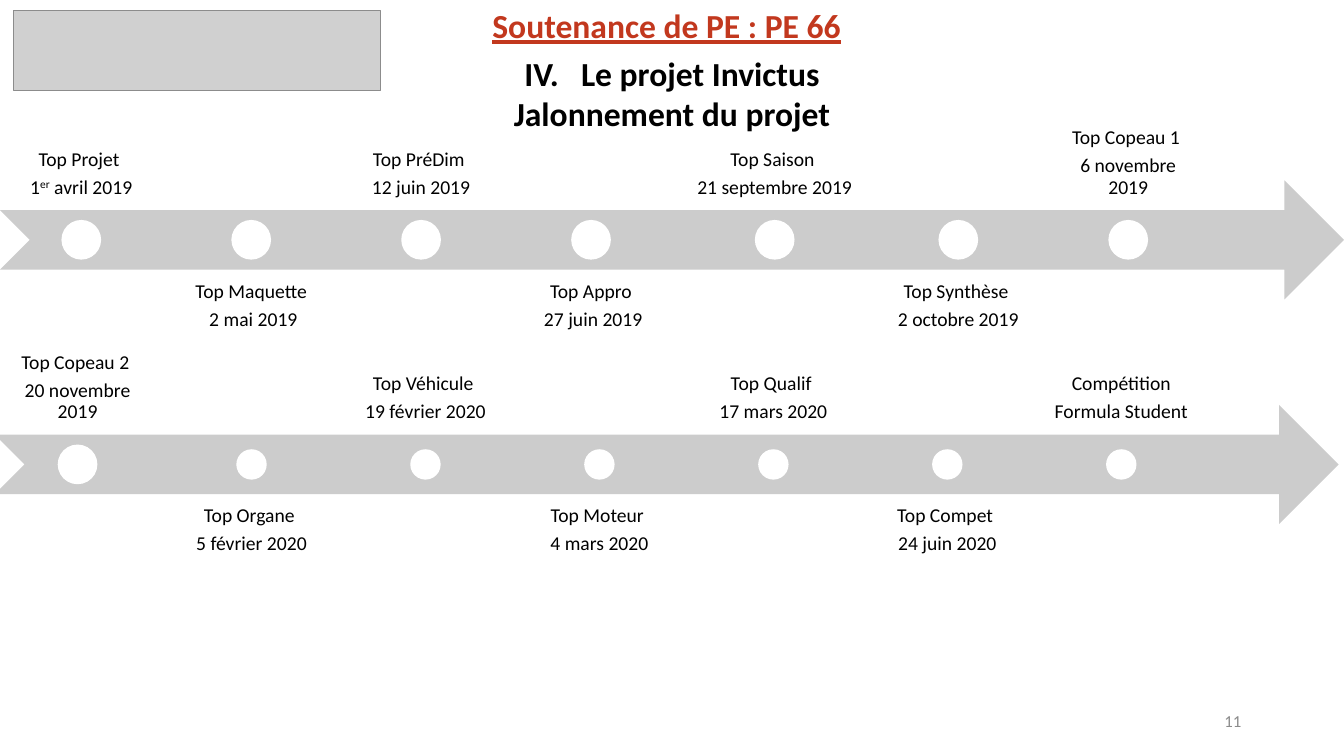
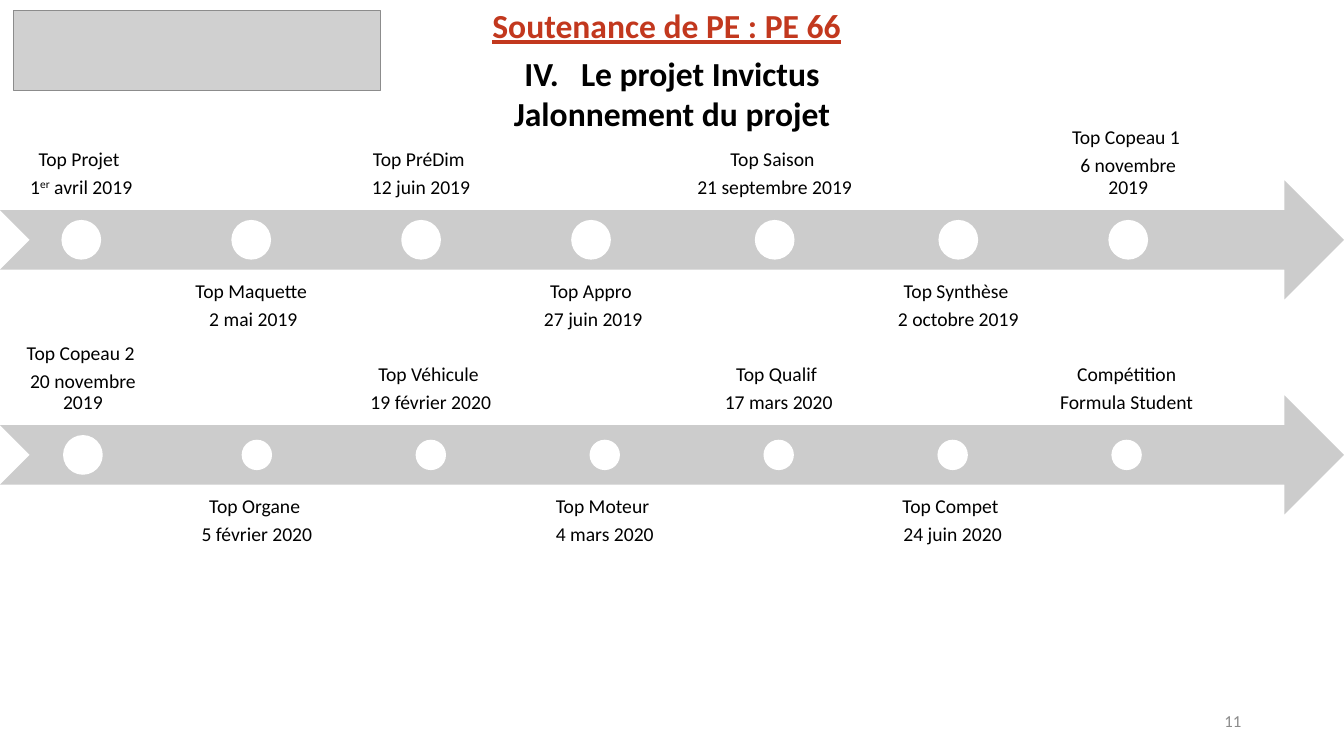
Before and after one commit to EOSCogniton/STUF-2020, a slide deck: slide 11 of AB_TOPs/ZZ_Soutenance_PE/S2_SEISM/Diapo/Diaporama_PE_PE66_Juin2019_V2.4.pptx. Drawn at 1344x756 pixels with LibreOffice and Linux fonts; fonts in the diff are those of the drawing; grey boxes stand for pictures; background and template pictures are left out. Boxes give left, top, right and bottom in pixels: in the first picture for what was removed or moved away, otherwise in the second. Text is boxed around its words. In the diff, an @@ line names an element or a change of style, - is before the commit and + after.

```diff
--- a/AB_TOPs/ZZ_Soutenance_PE/S2_SEISM/Diapo/Diaporama_PE_PE66_Juin2019_V2.4.pptx
+++ b/AB_TOPs/ZZ_Soutenance_PE/S2_SEISM/Diapo/Diaporama_PE_PE66_Juin2019_V2.4.pptx
@@ 7 texts, 7 ellipses, 1 notched right arrow: place and size @@
-7 texts, 7 ellipses, 1 notched right arrow at [0, 356, 1339, 554]
+7 texts, 7 ellipses, 1 notched right arrow at [0, 347, 1344, 545]
```
Also in this commit, not shown: 8 other files.
